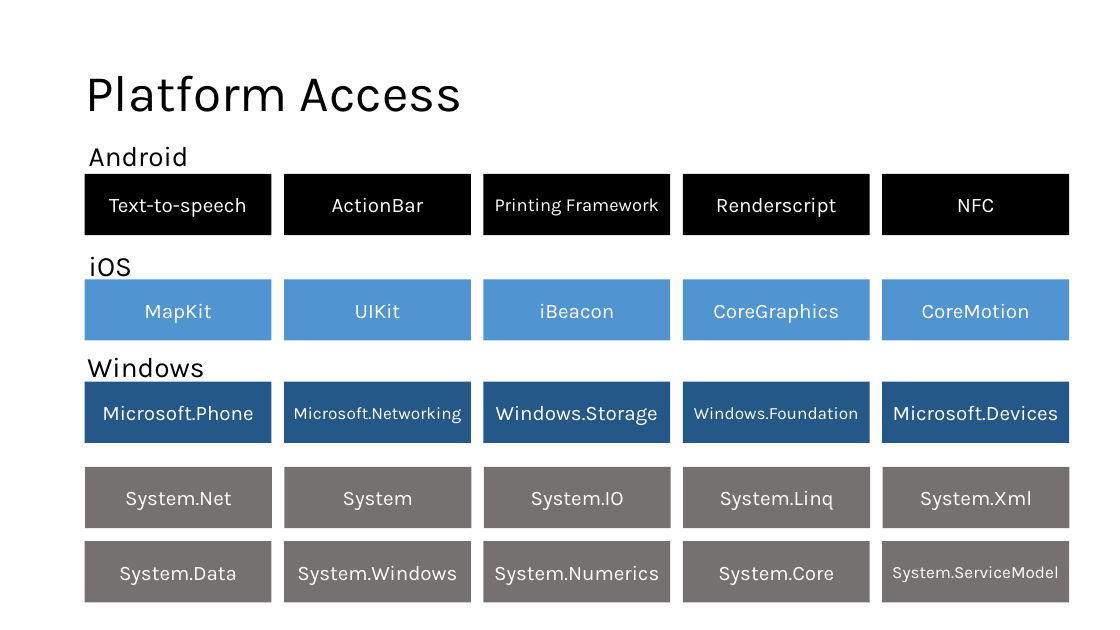
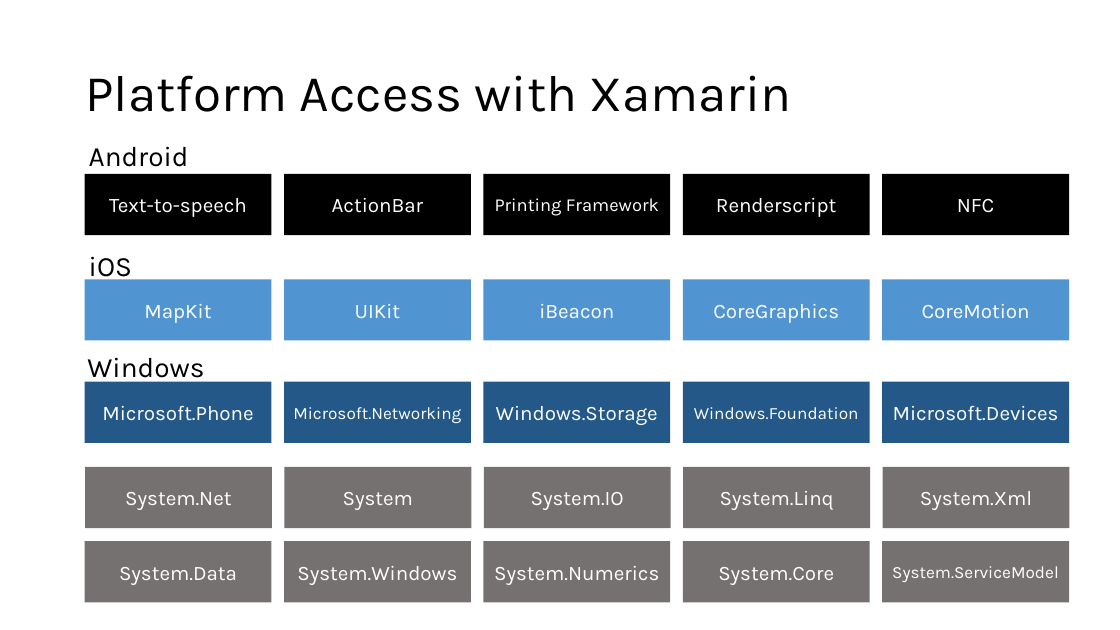
Before and after one commit to jorge2412/DataLake2, a slide deck: slide 11 of Mobile Development/Xamarin/Session 1 - Exploring Mobile Development/Exploring Mobile Development.pptx. Drawn at 1120x630 pixels with LibreOffice and Linux fonts; fonts in the diff are those of the drawing. Boxes give left, top, right and bottom in pixels: in the first picture for what was removed or moved away, otherwise in the second. Text is boxed around its words. In the diff, an @@ line names an element or a change of style, - is before the commit and + after.

Commit message:
CaaS Xamarin Session 1 Case study update

```diff
--- a/Mobile Development/Xamarin/Session 1 - Exploring Mobile Development/Exploring Mobile Development.pptx
+++ b/Mobile Development/Xamarin/Session 1 - Exploring Mobile Development/Exploring Mobile Development.pptx
@@ title at (85, 75, 792, 112): text changed @@
-Platform Access
+Platform Access with Xamarin
```
Also in this commit, not shown: 2 other slides changed.
